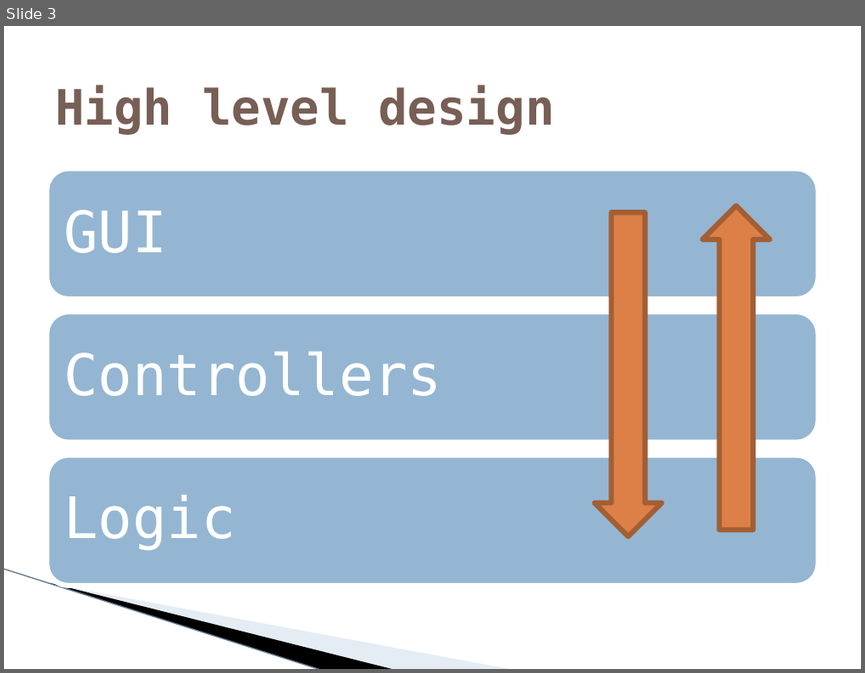
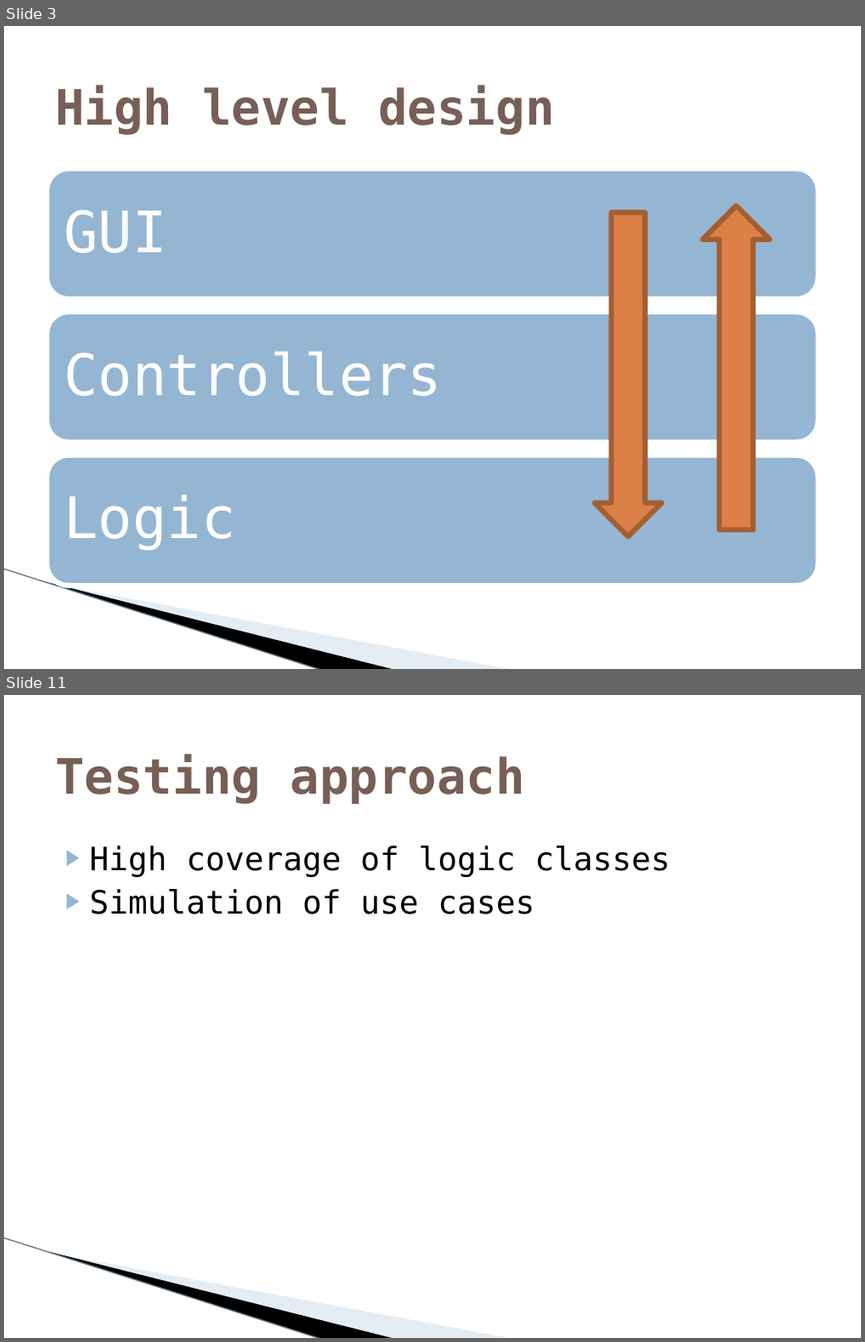
Before and after one commit to MichielAriens/assemassist12, a slide deck: Software Design.pptx. Shown one above the other, each under a label of ours: slide 3 before the commit, slides 3 and 11 after it; the slides between them are not shown. The pictures are 865x673 and 865x1342 pixels, drawn with LibreOffice and Linux fonts; fonts in the diff are those of the drawing; background and template pictures are left out. Boxes give left, top, right and bottom in pixels: in the first picture for what was removed or moved away, otherwise in the second. Text is boxed around its words. In the diff, an @@ line names an element or a change of style, - is before the commit and + after.

```diff
--- a/Software Design.pptx
+++ b/Software Design.pptx
@@ slide 11 added at bbox=[4, 695, 861, 1338], background #FFFFFF; not listed: 3 template elements that a slide beside it also shows @@
@@ title added at bbox=[55, 754, 525, 804], 41 pt, text #775F55, bold @@
+Testing approach
@@ text added at bbox=[90, 845, 670, 914], 27 pt, text #000000 @@
+▶ High coverage of logic classes
+▶ Simulation of use cases
```
Also in this commit, not shown: 7 other slides added, 1 slide removed.
